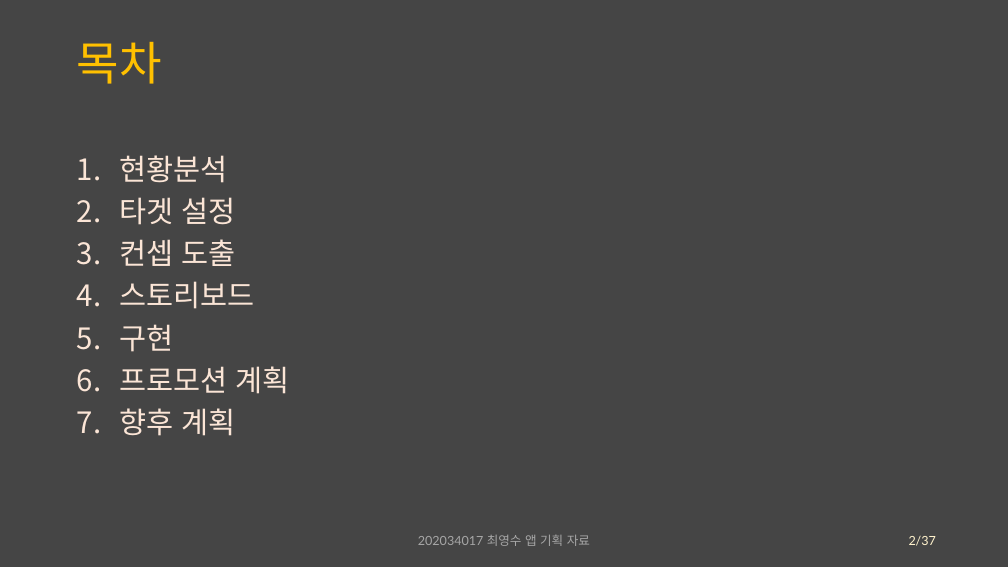
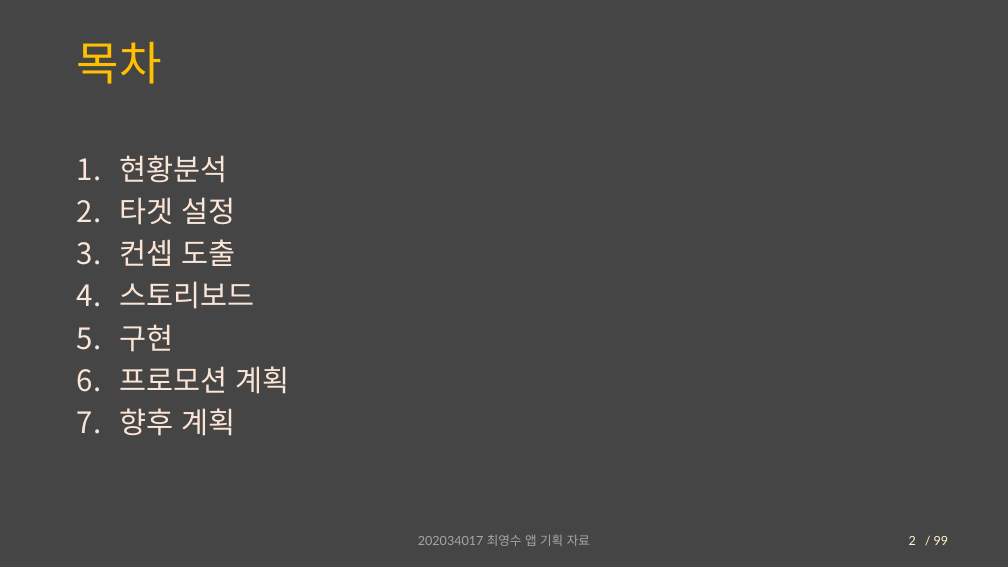
Before and after one commit to Chronos410/PartyCompetition, a slide deck: slide 2 of 대충 설계도.pptx. Drawn at 1008x567 pixels with LibreOffice and Linux fonts; fonts in the diff are those of the drawing. Boxes give left, top, right and bottom in pixels: in the first picture for what was removed or moved away, otherwise in the second. Text is boxed around its words. In the diff, an @@ line names an element or a change of style, - is before the commit and + after.

```diff
--- a/대충 설계도.pptx
+++ b/대충 설계도.pptx
@@ text removed at (916, 536, 936, 546) @@
-/37
@@ text added at (934, 536, 949, 545), 12 pt, text #FFF2CC @@
+/ 99
```
Also in this commit, not shown: 7 other slides changed, 10 slides added, 3 other files.
